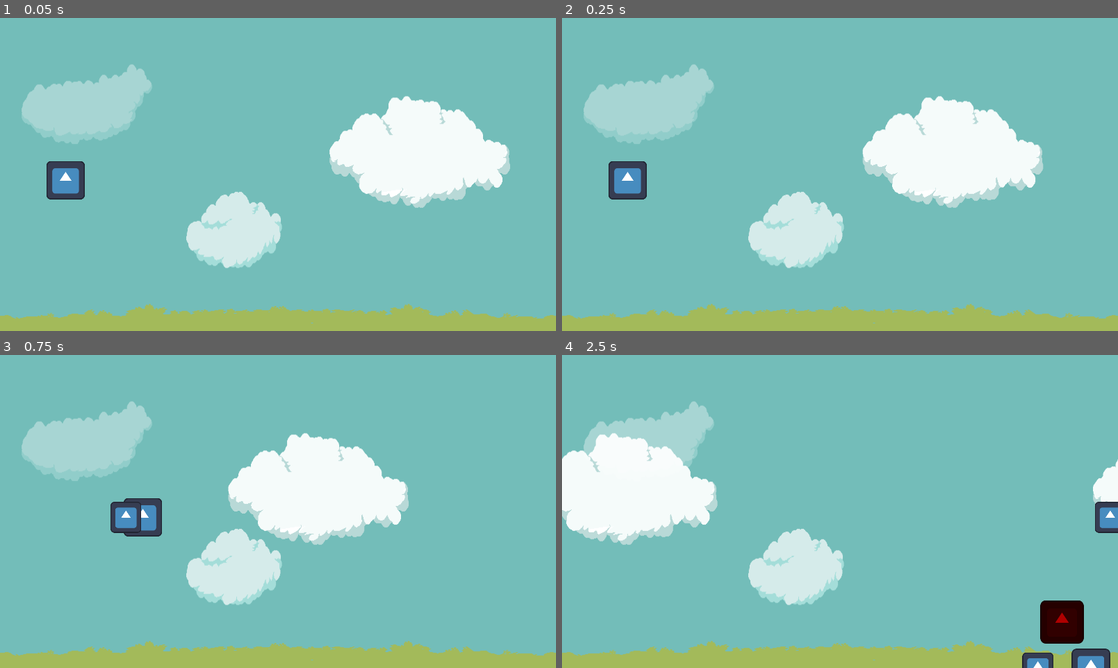
Above: before the commit, frames 1-4 (two rows, left to right).
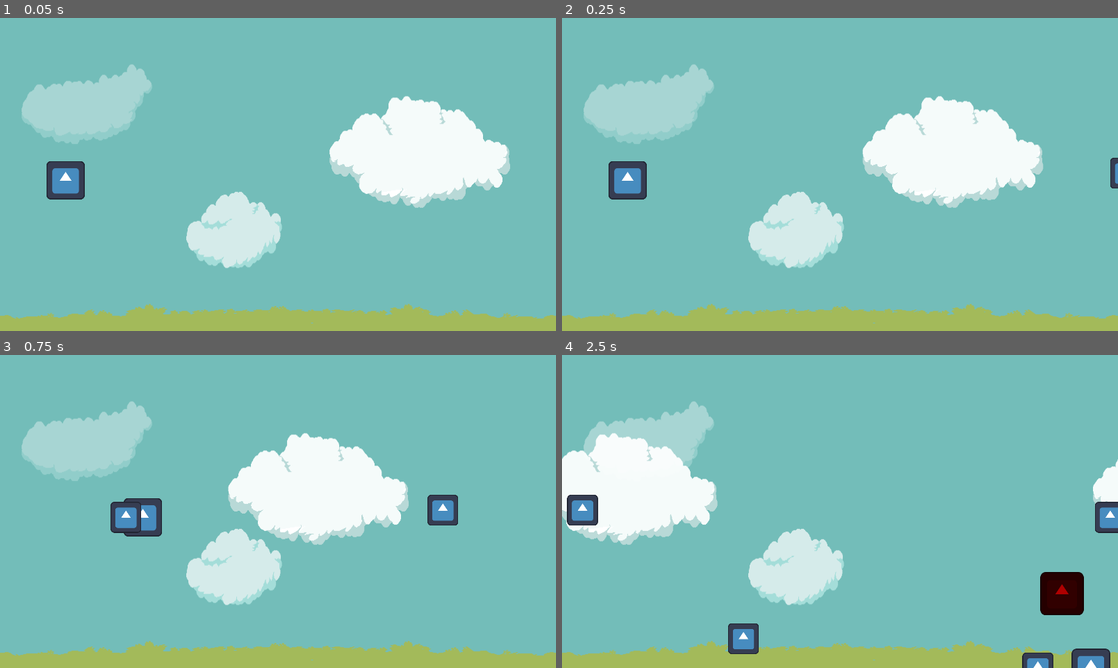
Above: after the commit, the same moments.

Repository: NxKuma/ISCS_Shooter
Game: Godot game, scene res://Scene/main.tscn
Two runs of this game, one before a commit and one after it. Both use one fixed random seed, a clock stepped at 60 frames per second and the inputs below. The engine's default icon, where the game draws it, is replaced by a stand-in: a white triangle on a blue panel in a dark square.
Inputs:
- Up to frame 1 (0.05 s): no input
- Up to frame 2 (0.25 s): no input
- Up to frame 3 (0.75 s): hold D (Right) from 0.53 s (still down); tap Space (Shoot) at 0.6 s
- Up to frame 4 (2.5 s): release D (Right) at 1.28 s; hold S (Down) 1.28-2.03 s; tap Space (Shoot) at 1.35, 2.1 s; hold D (Right) from 2.03 s (still down)

Frame 1 is identical in both runs. In frame 2, 0.1% of the frame differs, in the area x 98-100%, y 44-55%; in frame 3, 0.5%; in frame 4, 2.5%, in the area x 0-94%, y 44-96%.

Commit message:
lizard enemy now shoots

Diff:
--- a/Scene/lizard_enemy.tscn
+++ b/Scene/lizard_enemy.tscn
@@ -31,8 +31,3 @@
 
 [node name="CollisionShape2D" type="CollisionShape2D" parent="."]
 shape = SubResource("CircleShape2D_nvknp")
-
-[node name="Timer" type="Timer" parent="."]
-process_callback = 0
-wait_time = 0.2
-autostart = true
--- a/Scene/projectile.tscn
+++ b/Scene/projectile.tscn
@@ -31,4 +31,9 @@
 [node name="CollisionShape2D" type="CollisionShape2D" parent="."]
 shape = SubResource("CircleShape2D_g1woo")
 
+[node name="Life" type="Timer" parent="."]
+wait_time = 4.0
+autostart = true
+
 [connection signal="body_entered" from="." to="." method="_on_body_entered"]
+[connection signal="timeout" from="Life" to="." method="_on_life_timeout"]
--- a/Script/lizard_enemy.gd
+++ b/Script/lizard_enemy.gd
@@ -2,13 +2,18 @@
 
 @export var speed = 100.0
 @export var direction = Vector2.LEFT
+var shootspeed = 50
 const PROJECTILE = preload("res://Scene/projectile.tscn")
 
 func _process(delta: float) -> void:
 	translate(direction * speed * delta)
-	global_position.y += sin(position.x * delta) * 8
+	global_position.y += sin(position.x * delta) * 6
 
-func _on_timer_timeout():
+	if Engine.get_process_frames() % shootspeed == 0:
+		shoot()
+
+
+func shoot():
 	var new_projectile = PROJECTILE.instantiate()
 	new_projectile.direction = Vector2.LEFT
 	new_projectile.global_position = global_position
--- a/Script/projectile.gd
+++ b/Script/projectile.gd
@@ -13,3 +13,7 @@
 		pass
 	else:
 		pass
+
+
+func _on_life_timeout() -> void:
+	queue_free()
--- a/project.godot
+++ b/project.godot
@@ -17,7 +17,6 @@
 
 [display]
 
-window/size/resizable=false
 window/stretch/mode="canvas_items"
 
 [global_group]
